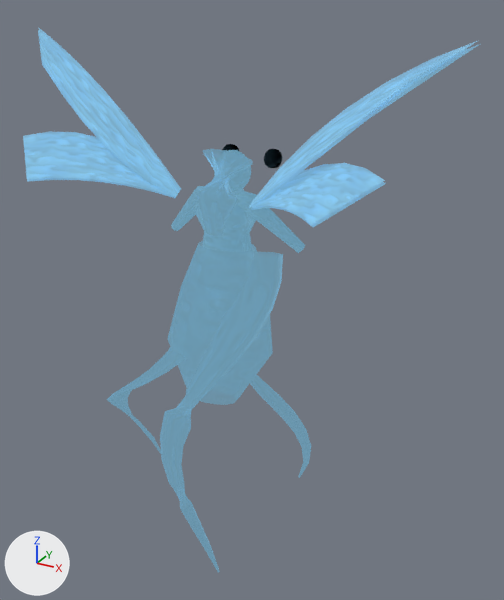
The glTF model godot-client/assets/actors/native/creatures/springfly_sprite.glb: old version first, new version second.
The view is the same before and after, from a 50 mm lens placed at (0.561, -0.934, 0.921), pointed at (0.063, -0.03, 0.469). Arrows for +X, +Y and +Z are at lower left; the lights stay in place. The older version comes first.

The older version as bpy lines, for what is in view:
```python
ob_springfly_sprite = bpy.data.objects.new('Springfly Sprite', me_springfly_sprite)
ob_springfly_sprite.location = (0.0, 0.0, 0.0)
```
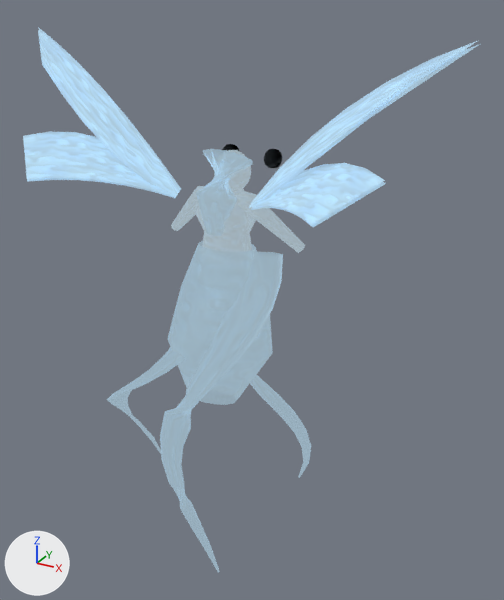
Where the change shows, as pixel boxes [x1, y1, x2, y2] in the pictures (504 x 600 px):
'Springfly Sprite', recoloured: [23, 27, 480, 573] in both

The change, as a list of edits to the scene's bpy script:
```text
Change mat_springfly_sprite_hide:
    where n0 = _N.new('ShaderNodeBsdfPrincipled'); n0.name = 'Principled BSDF'
    n0.inputs[27].default_value: (0.133, 0.314, 0.439, 1.0) -> (0.357, 0.443, 0.498, 1.0)  # 'Emission Color', blue #6698b1 -> 'Emission Color', grey #a1b2bb
Change mat_springfly_sprite_underside:
    where n0 = _N.new('ShaderNodeBsdfPrincipled'); n0.name = 'Principled BSDF'
    n0.inputs[27].default_value: (0.141, 0.306, 0.42, 1.0) -> (0.318, 0.435, 0.518, 1.0)  # 'Emission Color', blue #6996ad -> 'Emission Color', greyish blue #99b0bf
```
